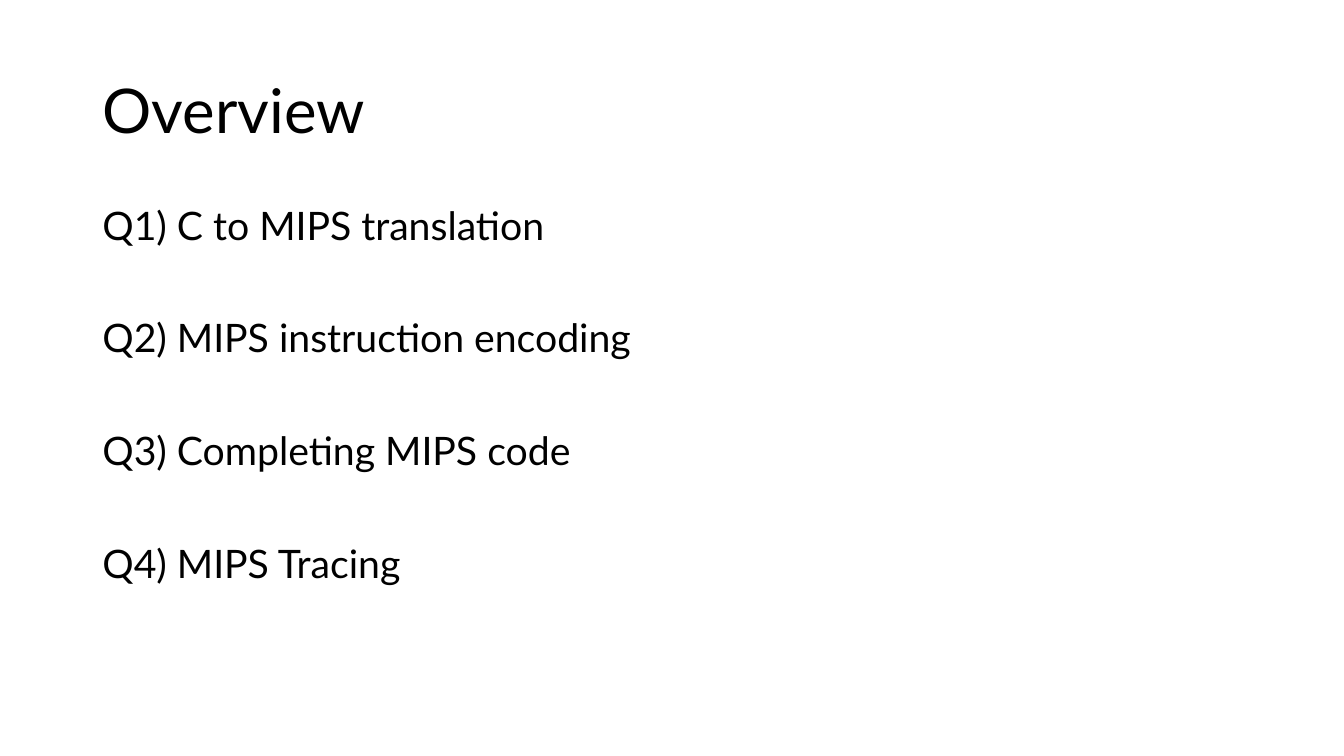
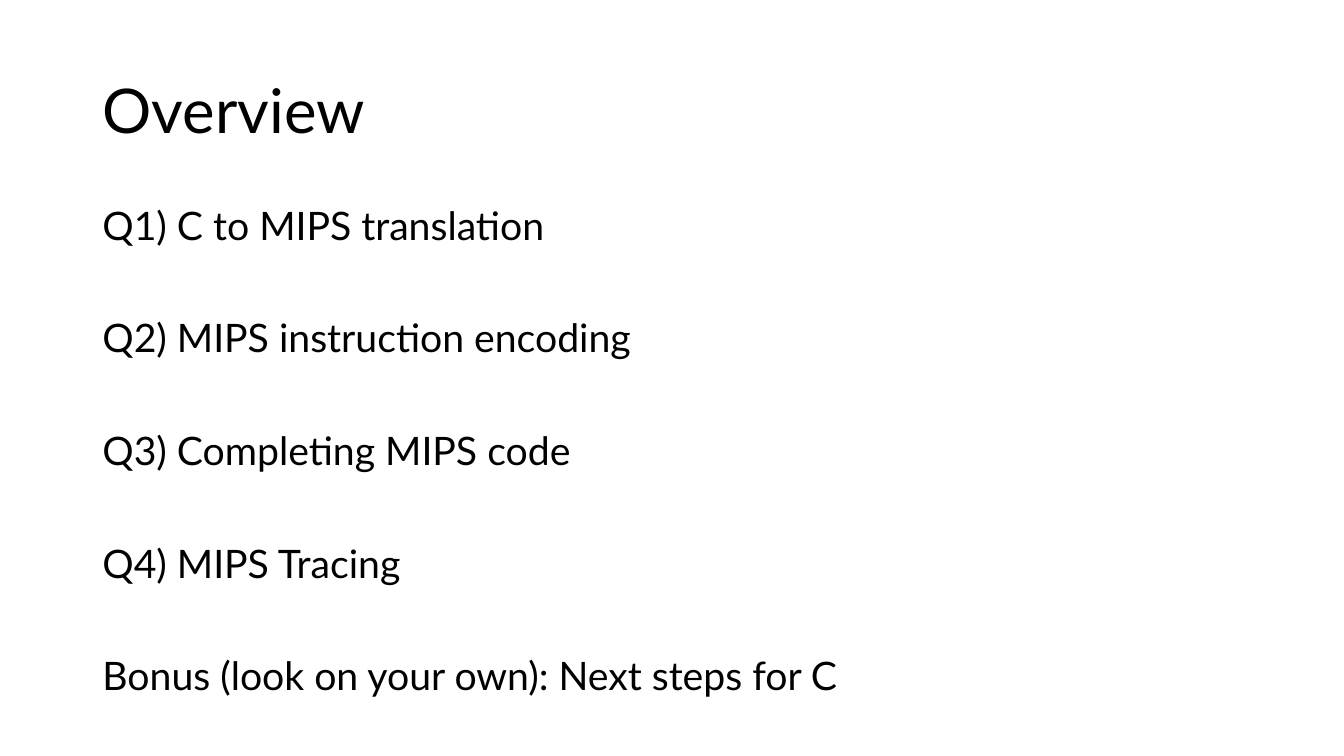
Before and after one commit to theodoreleebrant-acad/TA-2425S1-dev, a slide deck: slide 2 of CS2100/CS2100 Tutorial 3.pptx. Drawn at 1344x756 pixels with LibreOffice and Linux fonts; fonts in the diff are those of the drawing. Boxes give left, top, right and bottom in pixels: in the first picture for what was removed or moved away, otherwise in the second. Text is boxed around its words. In the diff, an @@ line names an element or a change of style, - is before the commit and + after.

```diff
--- a/CS2100/CS2100 Tutorial 3.pptx
+++ b/CS2100/CS2100 Tutorial 3.pptx
@@ text at (x1=102, y1=659, x2=837, y2=697): paragraph added @@
+Bonus (look on your own): Next steps for C
```
Also in this commit, not shown: 3 other slides changed, 3 slides added.
